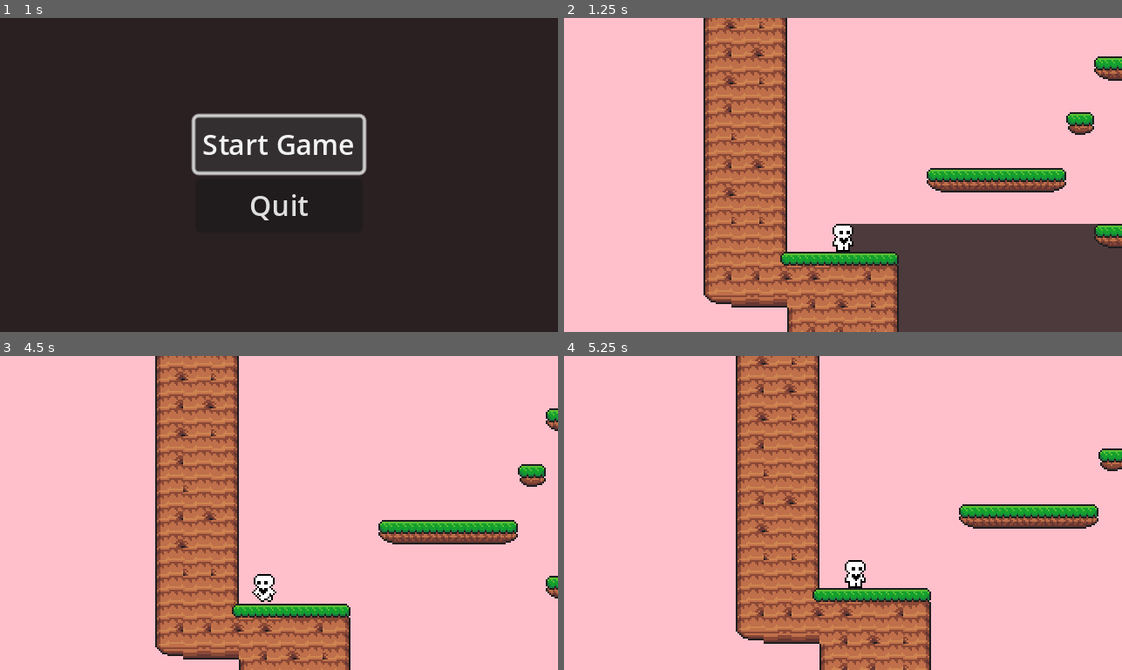
Above: before the commit, frames 1-4 (two rows, left to right).
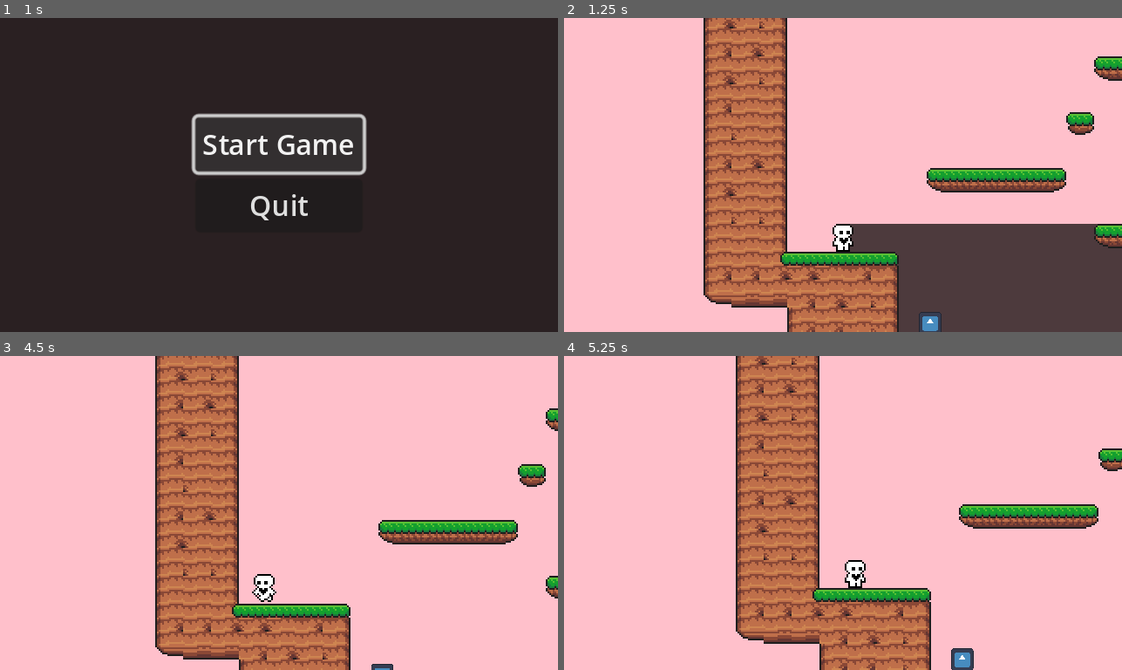
Above: after the commit, the same moments.

Repository: alwong18/AnimalExplorer
Game: Godot game, scene res://Scenes/start_menu.tscn
The game is run twice, just before and just after one commit, with the same random seed, the same clock (stepped at 60 frames per second) and the same inputs. The engine's default icon, where the game draws it, is replaced by a stand-in: a white triangle on a blue panel in a dark square.
Inputs:
- Up to frame 1 (1 s): click "Start Game" at 0.5 s
- Up to frame 2 (1.25 s): no input
- Up to frame 3 (4.5 s): hold Right (move_right) 1.28-2.78 s; tap Up (move_up) at 1.52, 2.27, 3.77 s; hold Left (move_left) from 2.78 s (still down)
- Up to frame 4 (5.25 s): tap Up (move_up) at 4.52 s; release Left (move_left) at 5.03 s; hold Right (move_right) from 5.03 s (still down)

Frame 1 is identical in both runs. In frame 2, 0.2% of the frame differs, in the area x 63-68%, y 93-100%; in frame 3, less than 0.1%; in frame 4, 0.3%, in the area x 69-74%, y 93-100%.

Commit message:
commit-finished berries and key for lvl1

Diff:
--- /dev/null
+++ b/Key1.gd
@@ -0,0 +1,7 @@
+extends Area2D
+
+func _on_body_entered(body):
+	queue_free()
+	var Key1 = get_tree().get_nodes_in_group("Key1")
+	if Key1.size() == 0.1:
+		print("Level Completed")
--- a/Scenes/level_one.tscn
+++ b/Scenes/level_one.tscn
@@ -1,7 +1,9 @@
-[gd_scene load_steps=3 format=3 uid="uid://7040oaj7p6kp"]
+[gd_scene load_steps=5 format=3 uid="uid://7040oaj7p6kp"]
 
 [ext_resource type="PackedScene" uid="uid://k5rl6ostil4q" path="res://Scenes/World.tscn" id="1_7hj86"]
 [ext_resource type="PackedScene" uid="uid://cw6ygm8ak2lp4" path="res://Scenes/level_1_tile_map.tscn" id="2_x3bm2"]
+[ext_resource type="PackedScene" uid="uid://cll5bggptsttw" path="res://berries.tscn" id="3_pbbn2"]
+[ext_resource type="PackedScene" uid="uid://ih5icn2d6tff" path="res://key_1.tscn" id="4_sfn3w"]
 
 [node name="LevelOne" instance=ExtResource("1_7hj86")]
 
@@ -10,3 +12,9 @@
 
 [node name="WalkingEnemy" parent="." index="2"]
 position = Vector2(126, 100)
+
+[node name="Berries" parent="." index="3" instance=ExtResource("3_pbbn2")]
+position = Vector2(78, 92)
+
+[node name="Key1" parent="." index="4" instance=ExtResource("4_sfn3w")]
+position = Vector2(50, 57)
--- /dev/null
+++ b/berries.gd
@@ -0,0 +1,7 @@
+extends Area2D
+
+func _on_body_entered(body):
+	queue_free()
+	var berries = get_tree().get_nodes_in_group("Berries")
+	if berries.size() == 0.25:
+		print("Level Completed")
--- /dev/null
+++ b/berries.tscn
@@ -0,0 +1,22 @@
+[gd_scene load_steps=4 format=3 uid="uid://cll5bggptsttw"]
+
+[ext_resource type="Script" path="res://berries.gd" id="1_evops"]
+[ext_resource type="Texture2D" uid="uid://ukupcrq1x3f7" path="res://strawberry-pixel-art-png.png" id="1_nqymy"]
+
+[sub_resource type="CircleShape2D" id="CircleShape2D_bc6pa"]
+
+[node name="Berries" type="Area2D" groups=["Berries"]]
+scale = Vector2(0.25, 0.25)
+collision_layer = 0
+collision_mask = 2
+script = ExtResource("1_evops")
+
+[node name="Sprite2D" type="Sprite2D" parent="."]
+scale = Vector2(0.1, 0.1)
+texture = ExtResource("1_nqymy")
+
+[node name="CollisionShape2D" type="CollisionShape2D" parent="."]
+scale = Vector2(2, 2)
+shape = SubResource("CircleShape2D_bc6pa")
+
+[connection signal="body_entered" from="." to="." method="_on_body_entered"]
--- /dev/null
+++ b/key_1.tscn
@@ -0,0 +1,21 @@
+[gd_scene load_steps=4 format=3 uid="uid://ih5icn2d6tff"]
+
+[ext_resource type="Script" path="res://Key1.gd" id="1_ebbmm"]
+[ext_resource type="Texture2D" uid="uid://k1pyxw5c65iq" path="res://icon.svg" id="2_e4mor"]
+
+[sub_resource type="RectangleShape2D" id="RectangleShape2D_ci006"]
+size = Vector2(14, 14)
+
+[node name="Key1" type="Area2D"]
+collision_layer = 0
+collision_mask = 2
+script = ExtResource("1_ebbmm")
+
+[node name="Sprite2D" type="Sprite2D" parent="."]
+scale = Vector2(0.1, 0.1)
+texture = ExtResource("2_e4mor")
+
+[node name="CollisionShape2D" type="CollisionShape2D" parent="."]
+shape = SubResource("RectangleShape2D_ci006")
+
+[connection signal="body_entered" from="." to="." method="_on_body_entered"]
Not shown: 1 places in Scenes/level_2_tile_map.tscn that only renumber resources
Not shown: 1 places in Scenes/level_four.tscn that only renumber resources
Not shown: 1 places in Scenes/level_three.tscn that only renumber resources
Not shown: 1 places in Scenes/level_two.tscn that only renumber resources
Binary file added: strawberry-pixel-art-png.png
Not shown, added: strawberry-pixel-art-png.png.import
